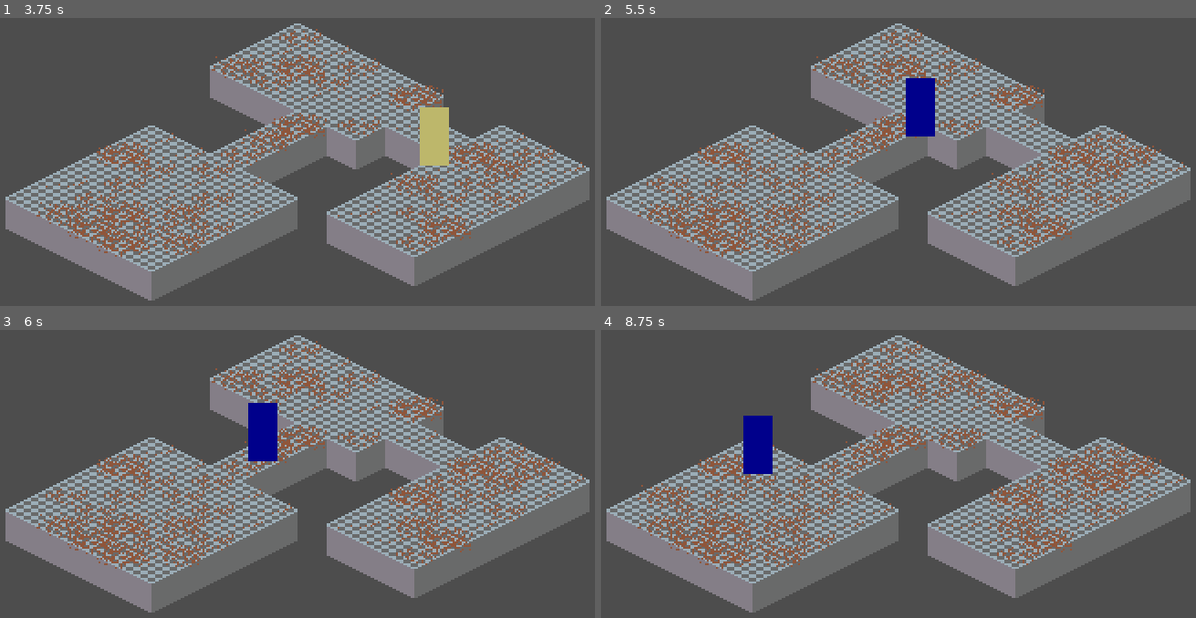
Above: before the commit, frames 1-4 (two rows, left to right).
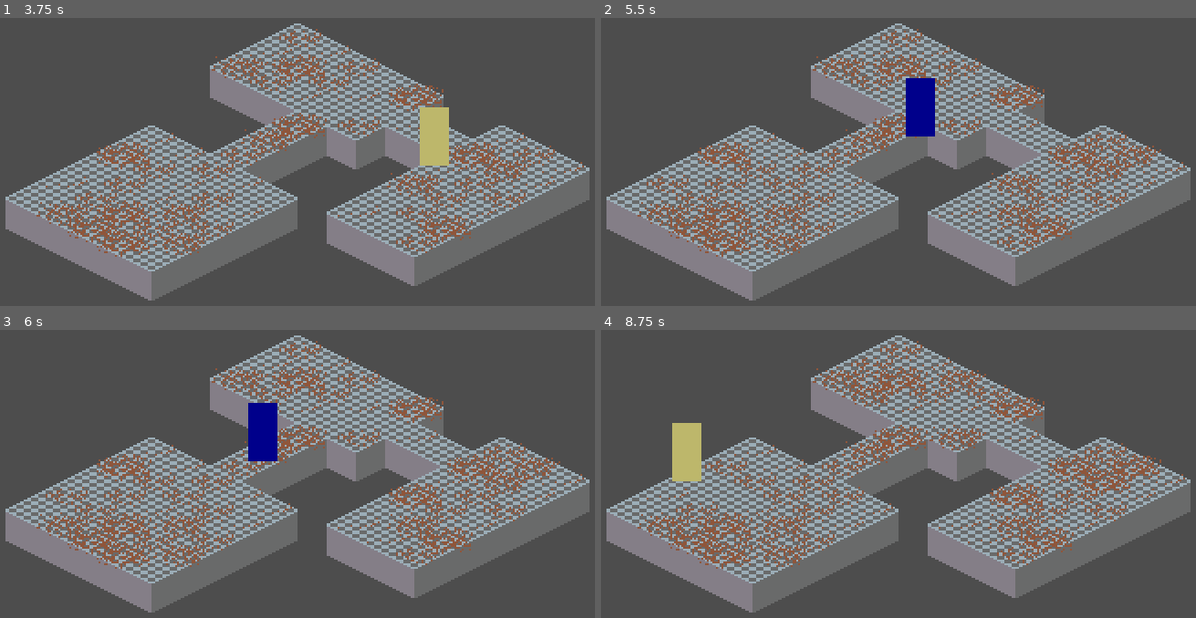
Above: after the commit, the same moments.

Repository: Ruulul/The-Duster
Game: Godot game, scene res://test_scene.tscn
Same seed, same stepped clock (60 frames per second), same inputs: the game is played once before the commit and once after it.
Inputs (mouse positions are in pixels of both pictures, inside the frame that each line leads up to):
- Up to frame 1 (3.75 s): move the mouse to (428, 164) at 0.52 s; click (428, 164) at 0.6 s; move the mouse to (124, 219) at 1.27 s; click (124, 219) at 1.35 s; move the mouse to (345, 69) at 2.02 s; click (345, 69) at 2.1 s; move the mouse to (232, 300) at 2.77 s; click (232, 300) at 2.85 s; move the mouse to (487, 274) at 3.52 s; click (487, 274) at 3.6 s
- Up to frame 2 (5.5 s): tap Enter at 4.25 s; move the mouse to (654, 110) at 4.27 s; click (654, 110) at 4.35 s; move the mouse to (910, 190) at 5.02 s; click (910, 190) at 5.1 s
- Up to frame 3 (6 s): move the mouse to (160, 367) at 5.77 s; click (160, 367) at 5.85 s
- Up to frame 4 (8.75 s): move the mouse to (1029, 476) at 6.52 s; click (1029, 476) at 6.6 s; move the mouse to (725, 531) at 7.27 s; click (725, 531) at 7.35 s; move the mouse to (946, 381) at 8.02 s; click (946, 381) at 8.1 s

Frame 1 is identical in both runs. In frame 2, less than 0.1% of the frame differs, in the area x 71-79%, y 50-57%; in frame 3, less than 0.1%; in frame 4, 2.6%, in the area x 6-79%, y 29-63%.

Commit message:
clear neighboor cells; better dust decay; duster extracted

Diff:
--- a/Components/building.gd
+++ b/Components/building.gd
@@ -8,10 +8,12 @@
 
 @export var initial_dust_rate: int
 @export var dust_decay: int = 10
+@export var dust_decay_rate: float = 1.0
 @export var rooms_count: int
 @export var type: Type
 
 @onready var dust_rate = initial_dust_rate
+@onready var _decay = 0.0
 # Atlas positions of the 4 dirt levels
 const dirt_levels = [Vector2i(2, 2), Vector2i(4, 2), Vector2i(2, 3), Vector2i(4, 3)]
 const dirt_multiplier = 20
@@ -24,18 +26,14 @@
 
 func _ready():
 	for i in range(dirt_multiplier * dust_rate):
-		dirt_loop(false)
-	dirt_loop(true)
-
-	dust_rate += 1
+		dirt_loop()
 	decay()
+	dirt_loop()
 
 func decay():
-	dust_rate -= 1
-	if dust_rate > 0:
-		get_tree().create_timer(dust_decay).timeout.connect(decay)
-
-func dirt_loop(do_loop):
+	_decay += dust_decay_rate
+	get_tree().create_timer(dust_decay).timeout.connect(decay)
+func dirt_loop():
 	var ground: Array[Vector2i] = $RoomMap.get_used_cells(RoomMapLayers.Ground)
 	var chosen_cell = ground.pick_random()
 	var previous_dirt = $RoomMap.get_cell_atlas_coords(RoomMapLayers.Dirt, chosen_cell)
@@ -47,5 +45,5 @@
 				)
 		]
 	$RoomMap.set_cell(RoomMapLayers.Dirt, chosen_cell, 0, next_dirt)
-	if do_loop and dust_rate > 0:
-		get_tree().create_timer(1.0/dust_rate).timeout.connect(func (): dirt_loop(true))
+	if _decay > 0:
+		get_tree().create_timer(_decay/dust_rate).timeout.connect(dirt_loop)
--- a/Duster.gd
+++ b/Duster.gd
@@ -32,14 +32,16 @@
 
 	get_tree().create_timer(0.5).timeout.connect(func ():
 			var current_tile_coords = map.local_to_map(map.to_local(global_position))
-			var current_dirt = map.get_cell_atlas_coords(Building.RoomMapLayers.Dirt, current_tile_coords)
-			var previous_dirt_index = Building.dirt_levels.find(current_dirt) - 1
-			if previous_dirt_index >= 0:
-				var previous_dirt = Building.dirt_levels[previous_dirt_index]
-				map.set_cell(Building.RoomMapLayers.Dirt, current_tile_coords, 0, previous_dirt)
+			var neighboors_tiles = map.get_surrounding_cells(current_tile_coords)
+			neighboors_tiles.append(current_tile_coords)
+
+			for coords in neighboors_tiles:
+				map.set_cell(Building.RoomMapLayers.Dirt, coords, 0, get_new_dirt_atlas_coords(coords))
+
+			if neighboors_tiles.all(is_coord_clear):
+				state = states.wait
 			else:
-				map.set_cell(Building.RoomMapLayers.Dirt, current_tile_coords, -1, Vector2i(-1, -1))
-			state = states.wait
+				state = states.clear_dust
 	)
 
 func move() -> void:
@@ -49,3 +51,14 @@
 	$ColorRect.color = Color.DARK_BLUE
 	velocity = global_position.direction_to(navigation_agent.get_next_path_position()) * speed * 32.0
 	move_and_slide()
+
+func get_new_dirt_atlas_coords(coords):
+	var current_dirt = map.get_cell_atlas_coords(Building.RoomMapLayers.Dirt, coords)
+	var previous_dirt_index = Building.dirt_levels.find(current_dirt) - 1
+	var previous_dirt = Vector2i(-1, -1)
+	if previous_dirt_index >= 0:
+		previous_dirt = Building.dirt_levels[previous_dirt_index]
+	return previous_dirt
+
+func is_coord_clear(coords):
+	return map.get_cell_atlas_coords(Building.RoomMapLayers.Dirt, coords) == Vector2i(-1, -1)
--- /dev/null
+++ b/duster.tscn
@@ -0,0 +1,28 @@
+[gd_scene load_steps=3 format=3 uid="uid://vrfmovep0eh7"]
+
+[ext_resource type="Script" path="res://Duster.gd" id="1_6ylfx"]
+
+[sub_resource type="RectangleShape2D" id="RectangleShape2D_hidwb"]
+size = Vector2(12, 4)
+
+[node name="Duster" type="CharacterBody2D" node_paths=PackedStringArray("map")]
+z_index = 1
+y_sort_enabled = true
+script = ExtResource("1_6ylfx")
+speed = 2.0
+map = NodePath("")
+
+[node name="ColorRect" type="ColorRect" parent="."]
+offset_left = -8.0
+offset_top = -28.0
+offset_right = 8.0
+offset_bottom = 4.0
+color = Color(0.0823529, 0.113725, 0.580392, 1)
+
+[node name="CollisionShape2D" type="CollisionShape2D" parent="."]
+shape = SubResource("RectangleShape2D_hidwb")
+
+[node name="NavigationAgent2D" type="NavigationAgent2D" parent="."]
+path_desired_distance = 4.0
+target_desired_distance = 4.0
+path_max_distance = 20.0
--- a/test_scene.tscn
+++ b/test_scene.tscn
@@ -1,11 +1,8 @@
-[gd_scene load_steps=5 format=3 uid="uid://dh13x3os3ekps"]
+[gd_scene load_steps=4 format=3 uid="uid://dh13x3os3ekps"]
 
 [ext_resource type="PackedScene" uid="uid://dct1ngwo8cj1j" path="res://Components/room_map.tscn" id="1_0ri66"]
 [ext_resource type="Script" path="res://Components/building.gd" id="3_d38jk"]
-[ext_resource type="Script" path="res://Duster.gd" id="3_rwapk"]
-
-[sub_resource type="RectangleShape2D" id="RectangleShape2D_hidwb"]
-size = Vector2(12, 4)
+[ext_resource type="PackedScene" uid="uid://vrfmovep0eh7" path="res://duster.tscn" id="3_pli06"]
 
 [node name="test_scene" type="Node2D"]
 position = Vector2(135, 154)
@@ -17,24 +14,5 @@
 [node name="RoomMap" parent="Building" instance=ExtResource("1_0ri66")]
 layer_0/tile_data = PackedInt32Array(65535, 0, 0, -2, 0, 0, -65537, 0, 0, -131073, 0, 0, -131072, 0, 0, -196608, 0, 0,  …(794 unchanged characters)…
 
-[node name="Duster" type="CharacterBody2D" parent="." node_paths=PackedStringArray("map")]
-z_index = 1
-y_sort_enabled = true
-script = ExtResource("3_rwapk")
-speed = 2.0
+[node name="Duster" parent="." node_paths=PackedStringArray("map") instance=ExtResource("3_pli06")]
 map = NodePath("../Building/RoomMap")
-
-[node name="ColorRect" type="ColorRect" parent="Duster"]
-offset_left = -8.0
-offset_top = -28.0
-offset_right = 8.0
-offset_bottom = 4.0
-color = Color(0.0823529, 0.113725, 0.580392, 1)
-
-[node name="CollisionShape2D" type="CollisionShape2D" parent="Duster"]
-shape = SubResource("RectangleShape2D_hidwb")
-
-[node name="NavigationAgent2D" type="NavigationAgent2D" parent="Duster"]
-path_desired_distance = 4.0
-target_desired_distance = 4.0
-path_max_distance = 20.0
Binary file changed: ASSets/human.ase
